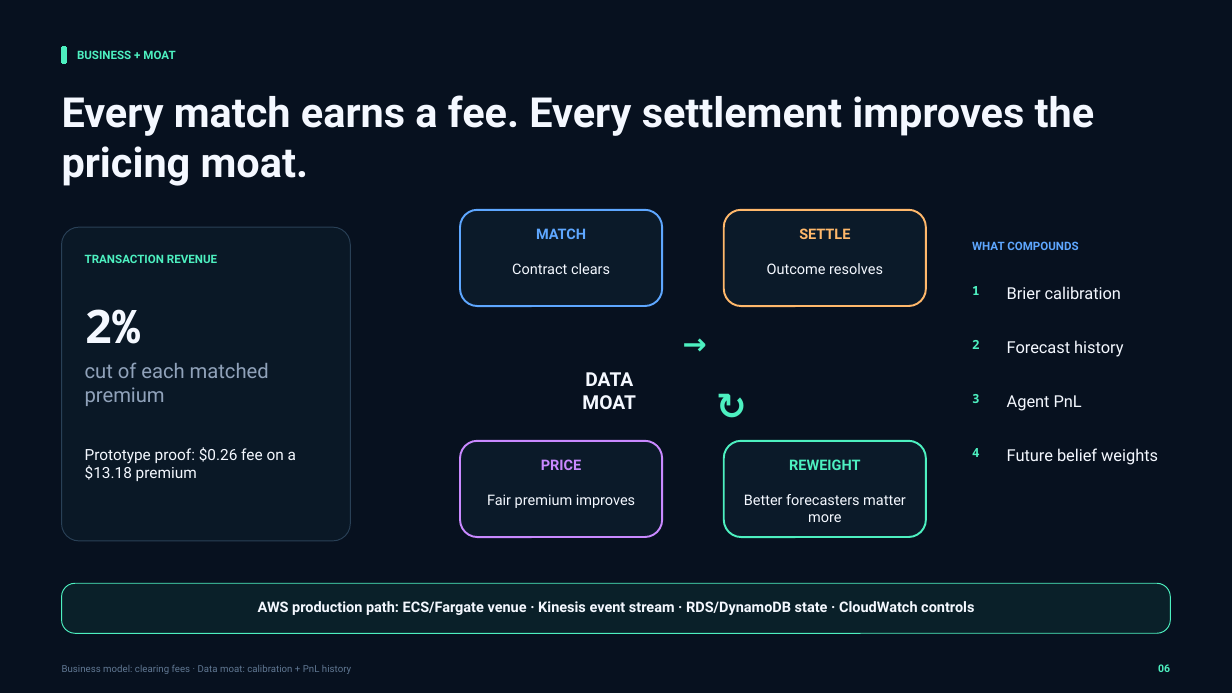
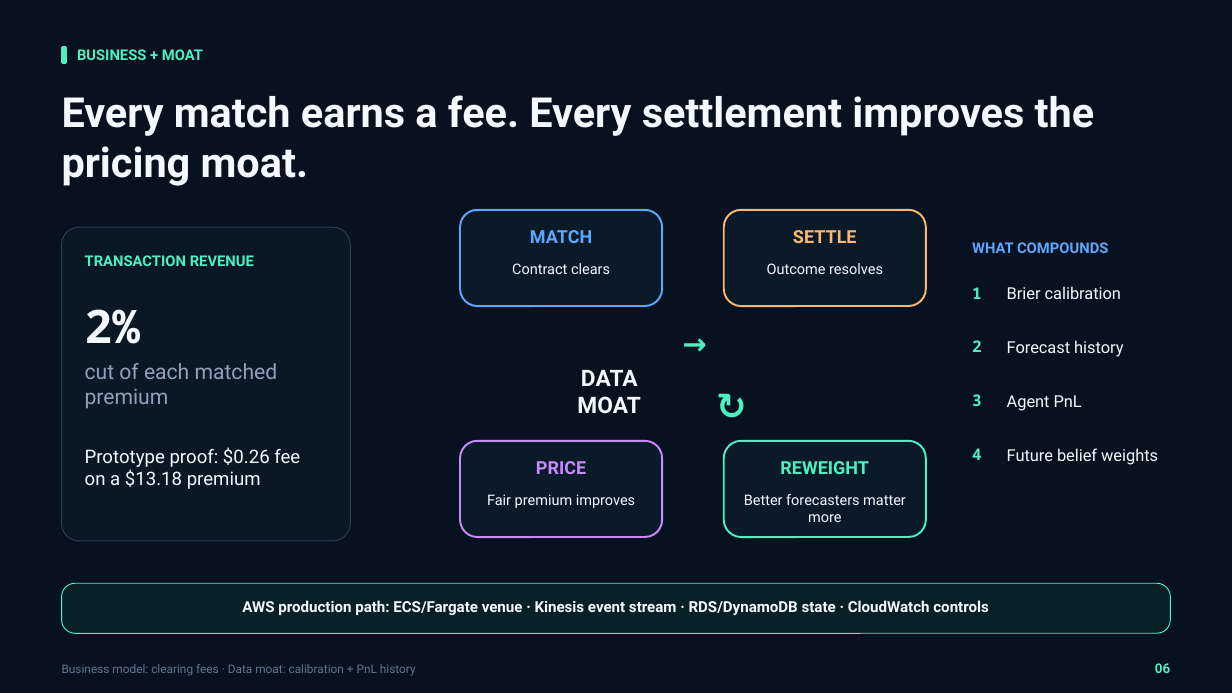
Before and after one commit to ChrysisAndreou/riskmesh, a slide deck: slide 6 of docs/pitch/riskmesh-agent-risk-exchange.pptx. Drawn at 1232x693 pixels with LibreOffice and Linux fonts; fonts in the diff are those of the drawing. Boxes give left, top, right and bottom in pixels: in the first picture for what was removed or moved away, otherwise in the second. Text is boxed around its words. In the diff, an @@ line names an element or a change of style, - is before the commit and + after.

```diff
--- a/docs/pitch/riskmesh-agent-risk-exchange.pptx
+++ b/docs/pitch/riskmesh-agent-risk-exchange.pptx
@@ size 9 to 11.5 pt in 3 elements at [77,49,203,60], [85,255,254,266], [972,242,1108,253] @@
@@ text "cut of each matched premium" at [85,363,278,409]: size 15.8 to 16.5 pt @@
@@ text "DATA MOAT" at [577,370,640,414]: size 15 to 17.8 pt @@
@@ text "Prototype proof: $0.26 fee on ..." at [85,447,300,489]: size 12 to 14.5 pt @@
@@ size 9.8 to 12.5 pt in 4 elements at [972,287,982,299], [972,340,982,352], [972,394,982,406], [972,448,982,460] @@
@@ size 11.2 to 14 pt in 4 elements at [530,230,592,243], [793,230,857,243], [780,461,869,474], [536,461,586,474] @@
@@ text "AWS production path: ECS/Fargate venue ..." at [242,600,988,616]: size 11.2 to 11.8 pt @@
@@ text "Business model: clearing fees · ..." at [62,664,416,676]: size 7.5 to 9.2 pt @@
@@ text "06" at [1155,663,1170,673]: size 8.2 to 10.5 pt @@
```
Also in this commit, not shown: 6 other slides changed, 1 other file.
